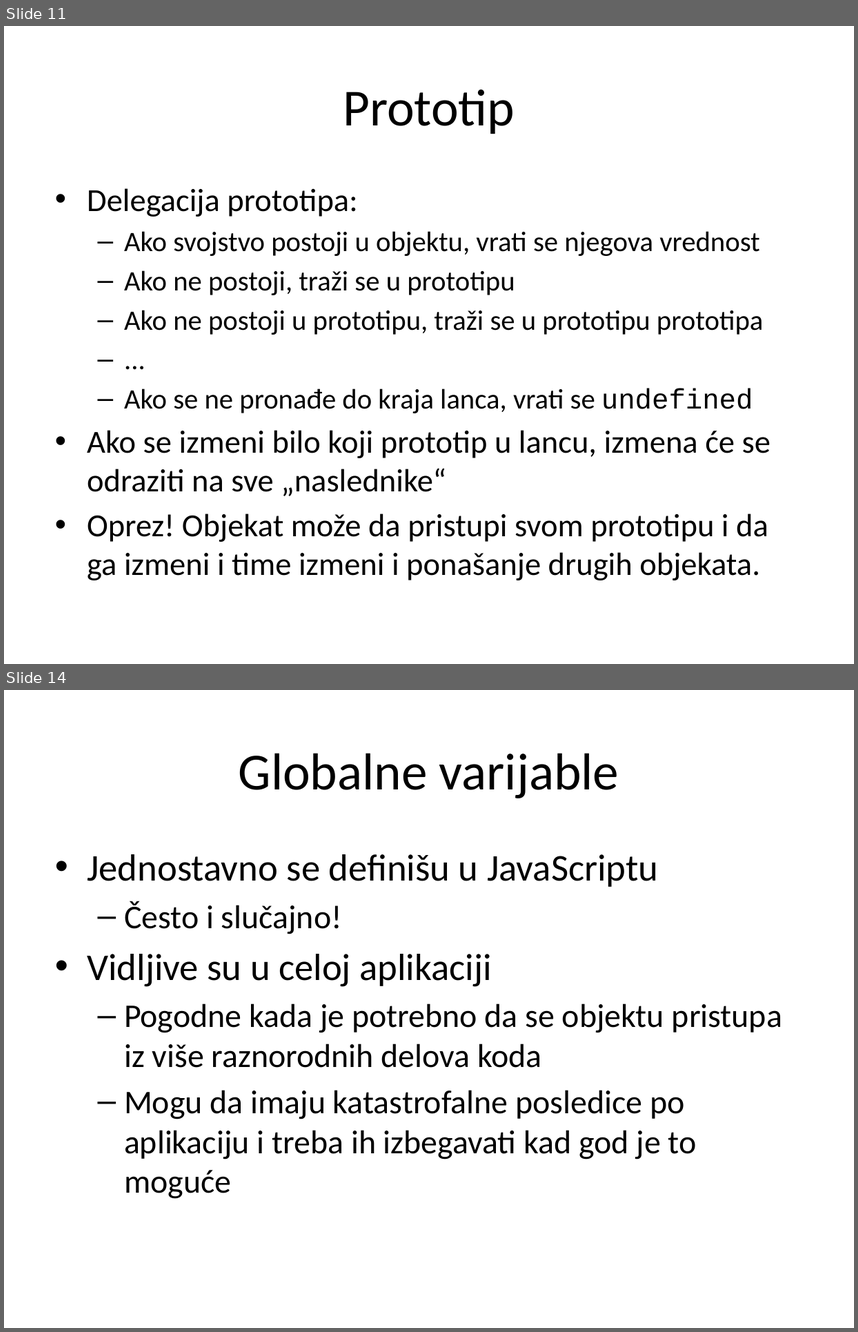
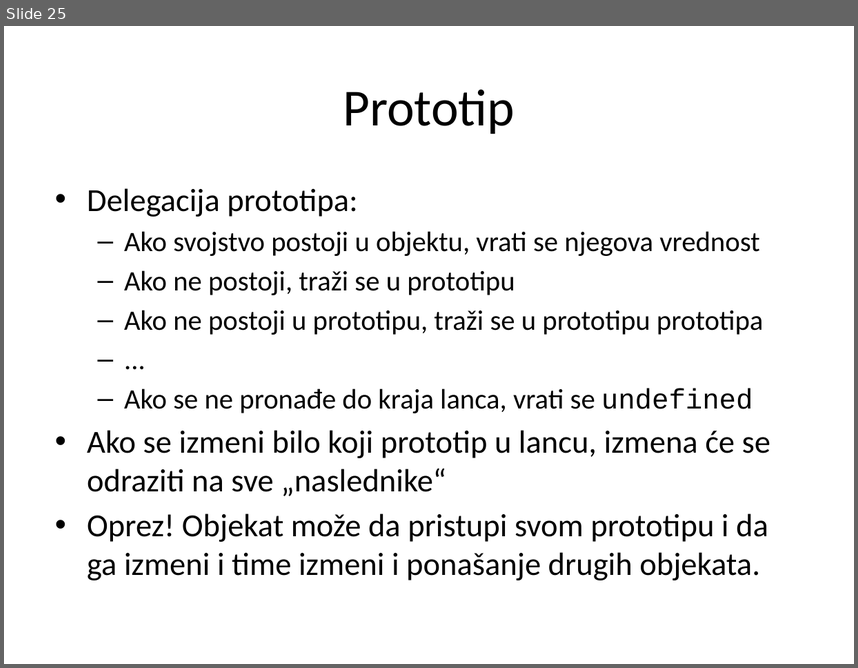
Before and after one commit to StefanAndjelic/2016, a slide deck: JavaScript/01_Objekti/JavaScript_01_Objekti.pptx. Shown one above the other, each under a label of ours: slides 11 and 14 before the commit, slide 25 after it; the slides between them are not shown. The pictures are 858x1332 and 858x668 pixels, drawn with LibreOffice and Linux fonts; fonts in the diff are those of the drawing. Boxes give left, top, right and bottom in pixels: in the first picture for what was removed or moved away, otherwise in the second. Text is boxed around its words. In the diff, an @@ line names an element or a change of style, - is before the commit and + after.

Commit message:
JavaScript Objekti

```diff
--- a/JavaScript/01_Objekti/JavaScript_01_Objekti.pptx
+++ b/JavaScript/01_Objekti/JavaScript_01_Objekti.pptx
@@ slide 14 removed at (4, 690, 854, 1328), background #FFFFFF @@
@@ title removed at (239, 753, 619, 798) @@
-Globalne varijable
@@ text removed at (87, 854, 782, 1199) @@
-• Jednostavno se definišu u JavaScriptu
-  – Često i slučajno!
-• Vidljive su u celoj aplikaciji
-  – Pogodne kada je potrebno da se objektu pristupa iz više raznorodnih delova koda
-  – Mogu da imaju katastrofalne posledice po aplikaciju i treba ih izbegavati kad god je to moguće
@@ what was slide 11 is now slide 25 @@
```
Also in this commit, not shown: 5 slides changed, 25 slides added, 2 other files.
